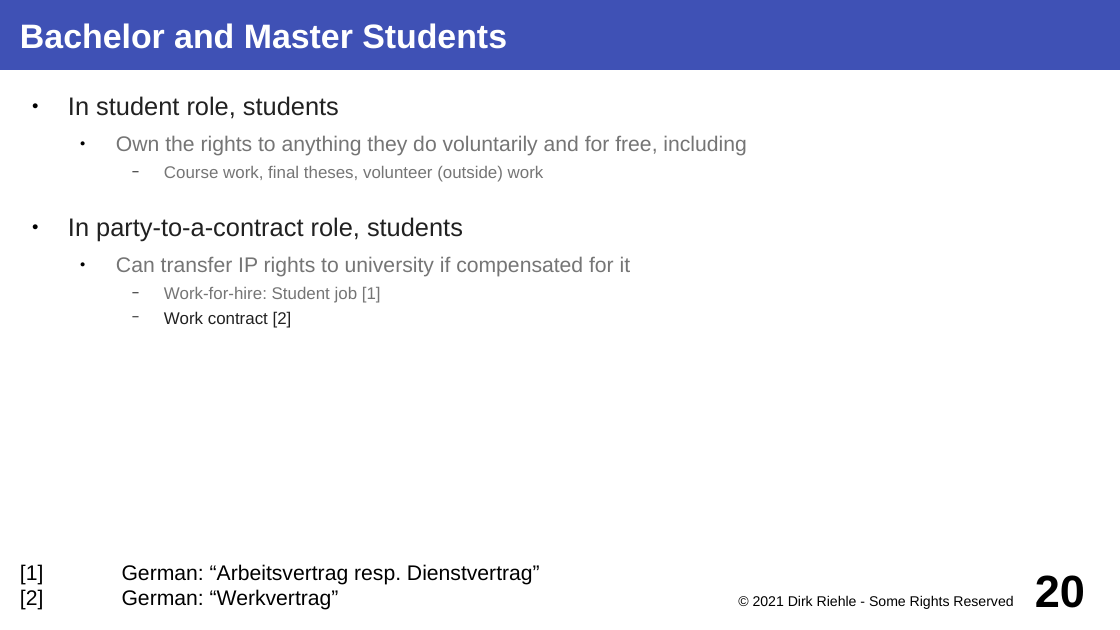
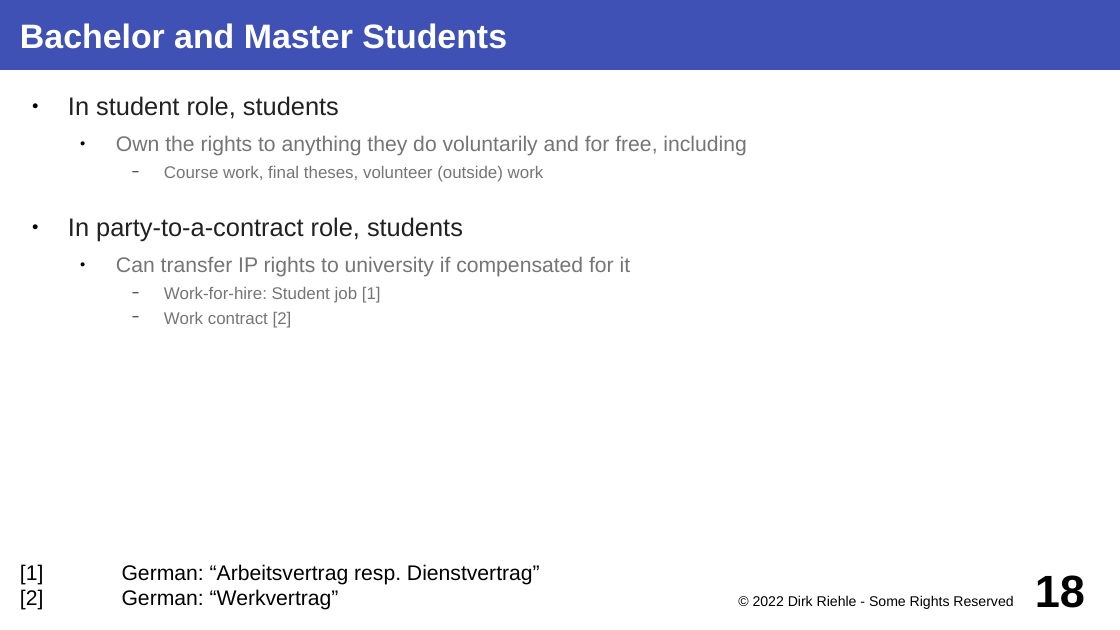
Before and after one commit to dirkriehle/coss-course, a slide deck: slide 18 of Lecture slides/COSS D03 - University Spin-offs.odp (slide 20 before the commit). Drawn at 1120x630 pixels with LibreOffice and Linux fonts; fonts in the diff are those of the drawing. Boxes give left, top, right and bottom in pixels: in the first picture for what was removed or moved away, otherwise in the second. Text is boxed around its words. In the diff, an @@ line names an element or a change of style, - is before the commit and + after.

```diff
--- a/Lecture slides/COSS D03 - University Spin-offs.odp
+++ b/Lecture slides/COSS D03 - University Spin-offs.odp
@@ text at (164, 312, 292, 328): text colour #212121 to #757575 in "Work contract [2]" @@
@@ text at (753, 595, 1013, 609): text changed @@
-© 2021 Dirk Riehle - Some Rights Reserved
+© 2022 Dirk Riehle - Some Rights Reserved
@@ page number at (1035, 575, 1085, 608): text changed @@
-20
+18
```
Also in this commit, not shown: 20 other slides changed, 1 slide removed, 8 other files.
